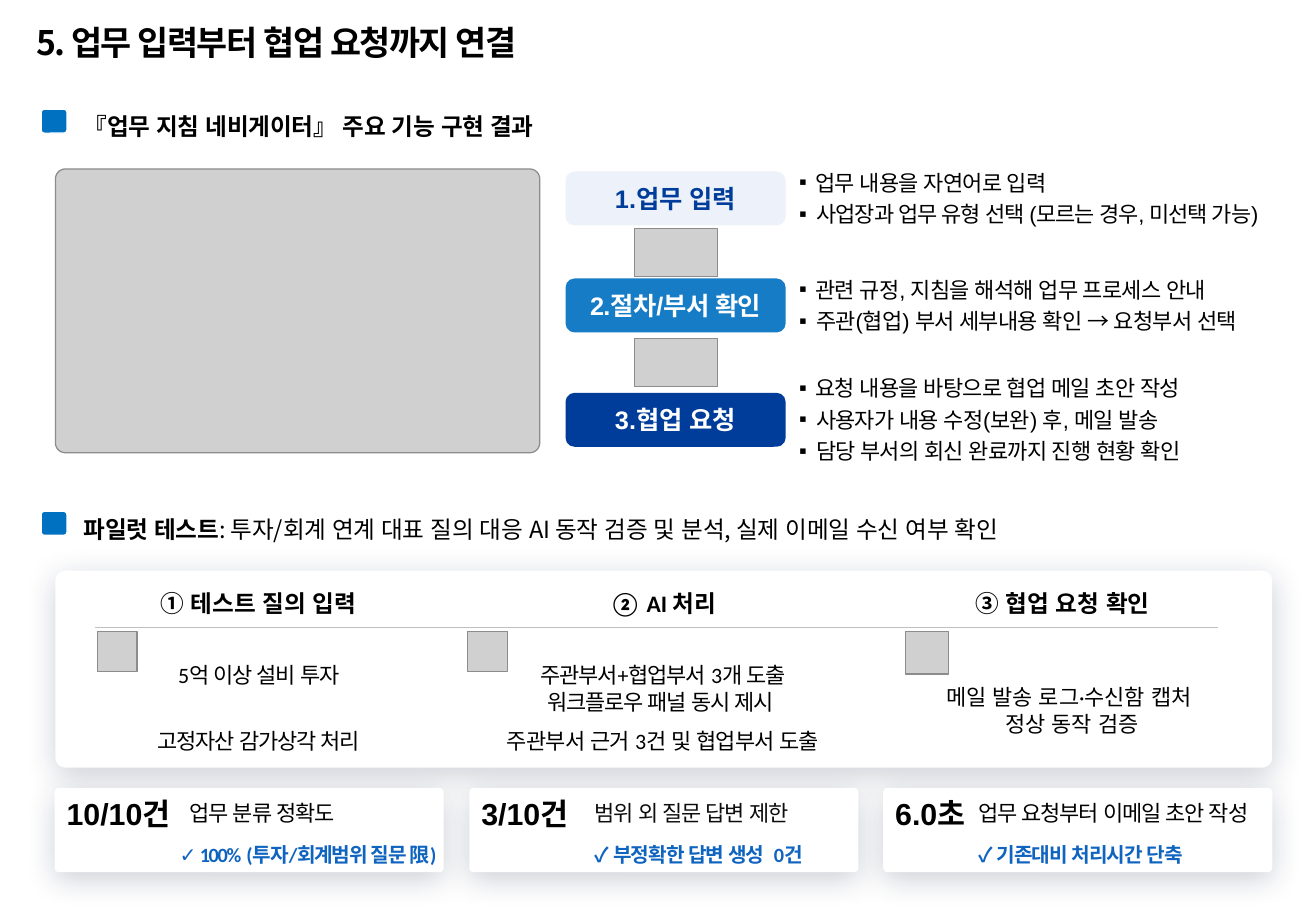
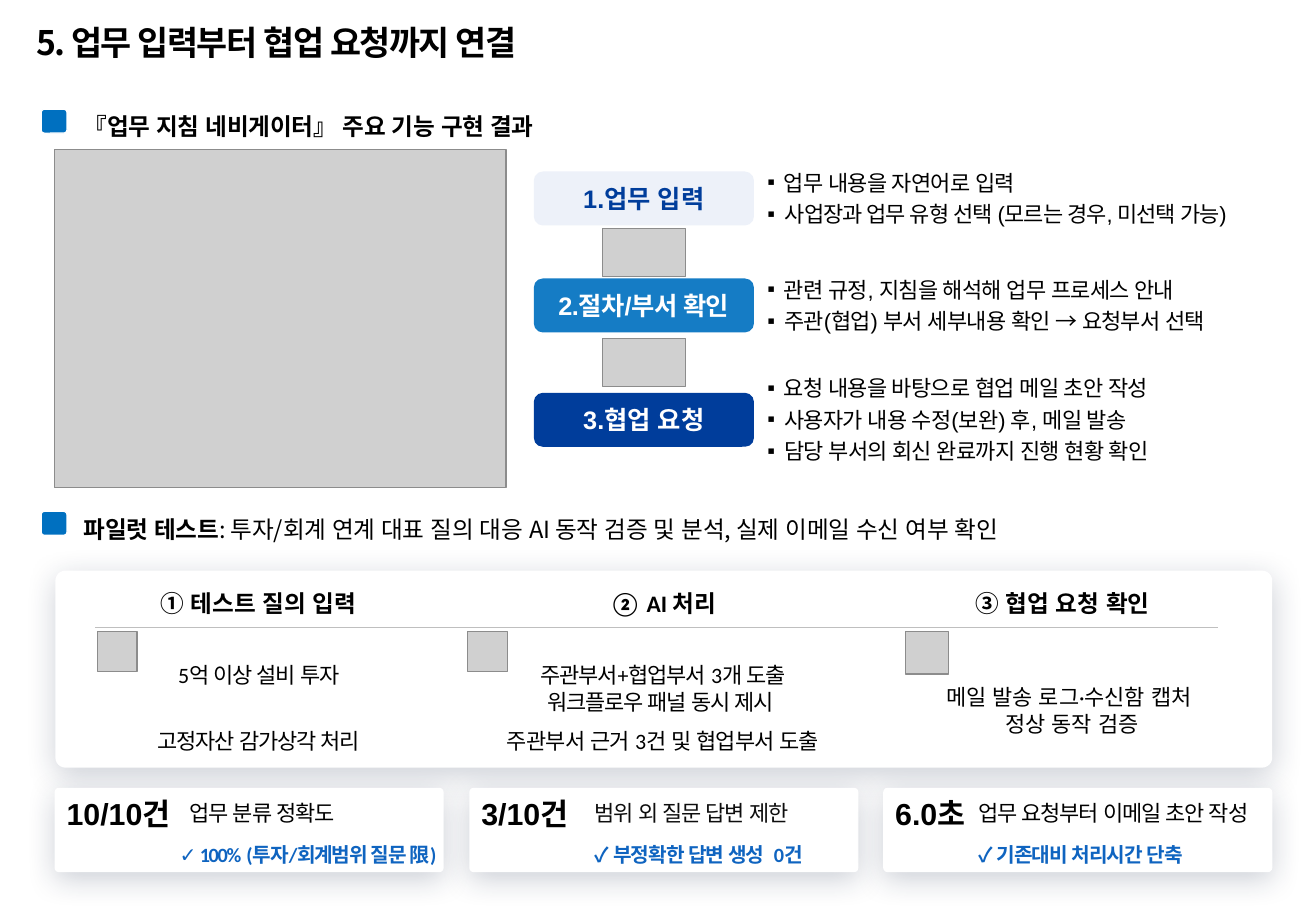
Before and after one commit to temmi81-hue/department-ragas, a slide deck: slide 6 of presentation/submission/26년 포스코퓨처엠 AI활용전문가 과정_사무계_송다혜.pptx. Drawn at 1316x911 pixels with LibreOffice and Linux fonts; fonts in the diff are those of the drawing; grey boxes stand for pictures; background and template pictures are left out. Boxes give left, top, right and bottom in pixels: in the first picture for what was removed or moved away, otherwise in the second. Text is boxed around its words. In the diff, an @@ line names an element or a change of style, - is before the commit and + after.

```diff
--- a/presentation/submission/26년 포스코퓨처엠 AI활용전문가 과정_사무계_송다혜.pptx
+++ b/presentation/submission/26년 포스코퓨처엠 AI활용전문가 과정_사무계_송다혜.pptx
@@ picture resized from (x1=56, y1=169, x2=541, y2=453) to (x1=55, y1=149, x2=507, y2=488) @@
@@ 3 texts, 2 pictures moved together from (x1=634, y1=173, x2=1259, y2=461) to (x1=603, y1=173, x2=1227, y2=461) @@
@@ 3 rounded rectangles moved together from (x1=566, y1=171, x2=786, y2=446) to (x1=533, y1=171, x2=753, y2=446) @@
```
Also in this commit, not shown: 17 other files.
